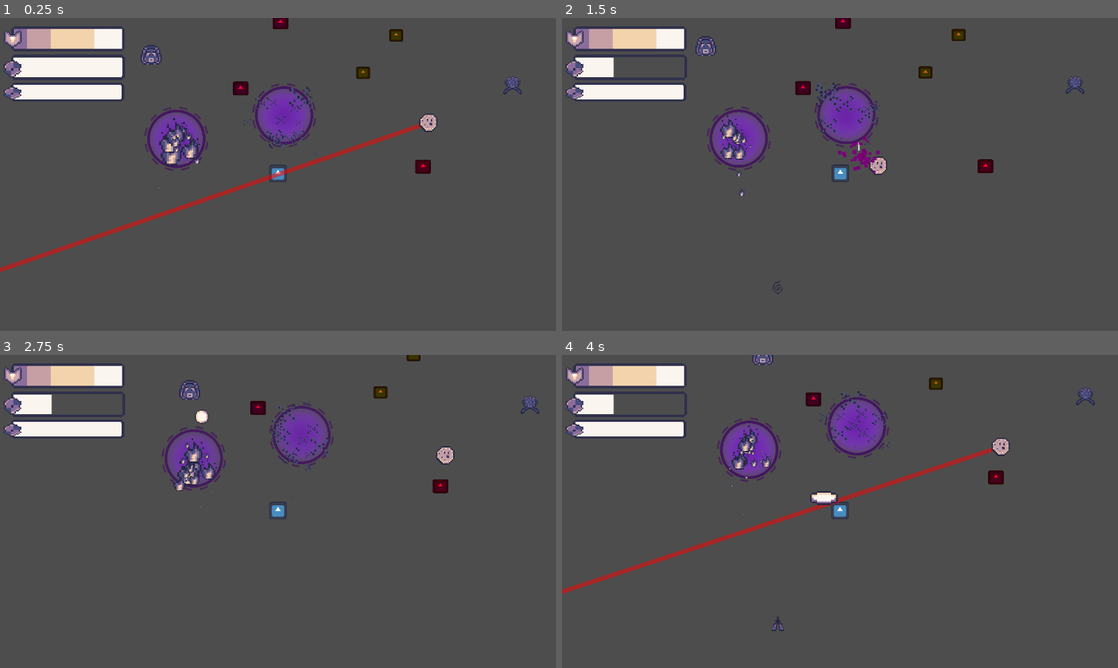
Above: before the commit, frames 1-4 (two rows, left to right).
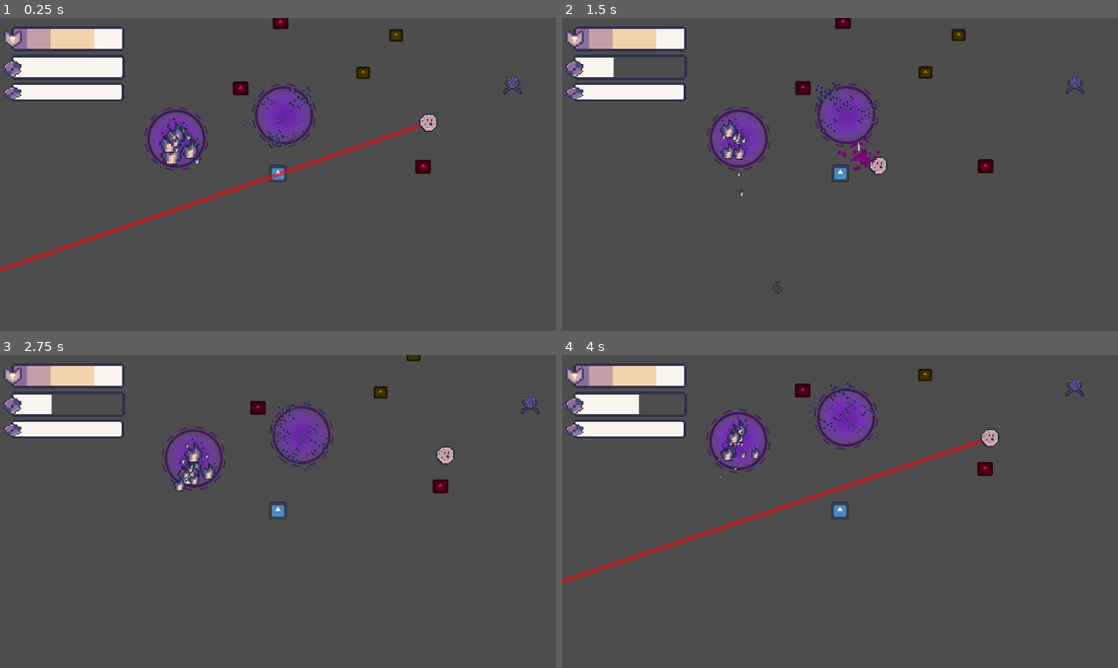
Above: after the commit, the same moments.

Repository: chabsseu/Stauffs-and-Magic
Game: Godot game, scene res://Scenes/Floors/test_floor.tscn
The game is run twice, just before and just after one commit, with the same random seed, the same clock (stepped at 60 frames per second) and the same inputs. This scene is started directly instead of the project's main scene. The engine's default icon, where the game draws it, is replaced by a stand-in: a white triangle on a blue panel in a dark square.
Inputs (mouse positions are in pixels of both pictures, inside the frame that each line leads up to):
- Up to frame 1 (0.25 s): no input
- Up to frame 2 (1.5 s): move the mouse to (962, 158) at 0.52 s; tap A (A) at 0.6 s; tap D (D) at 0.8, 1.35 s; move the mouse to (728, 190) at 1.27 s
- Up to frame 3 (2.75 s): tap S (S) at 1.55, 2.1 s; move the mouse to (333, 442) at 2.02 s; tap A (A) at 2.3 s
- Up to frame 4 (4 s): move the mouse to (812, 574) at 2.77 s; tap A (A) at 2.85 s; tap D (D) at 3.05, 3.6 s; move the mouse to (1006, 558) at 3.52 s; tap S (S) at 3.8 s

The runs differ from the first frame. In frame 1, 0.2% of the frame differs, in the area x 25-29%, y 8-15%; in frame 2, 0.2%; in frame 3, 0.3%; in frame 4, 7.5%, in the area x 0-96%, y 0-89%.

Commit message:
fixed the script of the sloth enemy added a  type safe for player detection

Diff:
--- a/Scenes/Floors/test_floor.tscn
+++ b/Scenes/Floors/test_floor.tscn
@@ -7,7 +7,6 @@
 [ext_resource type="PackedScene" uid="uid://c5wf2ju6x5w33" path="res://Scenes/Floors/apple.tscn" id="5_g5enb"]
 [ext_resource type="PackedScene" uid="uid://exmlmiug3st4" path="res://Scenes/Floors/poison.tscn" id="6_mlcga"]
 [ext_resource type="PackedScene" uid="uid://208y1mgvx2en" path="res://Scenes/Floors/fire.tscn" id="7_31l86"]
-[ext_resource type="PackedScene" uid="uid://cb0kyqifl5o74" path="res://Scenes/Enemies/slime.tscn" id="8_kdqf3"]
 [ext_resource type="PackedScene" uid="uid://hokg0gi8ti1u" path="res://Scenes/Enemies/sloth.tscn" id="9_wanej"]
 
 [node name="Node2D" type="Node2D" unique_id=936650630]
@@ -44,8 +43,5 @@
 burn_chance = 0.3
 burn_damage = 2
 
-[node name="slime3" parent="." unique_id=1706528063 instance=ExtResource("8_kdqf3")]
-position = Vector2(-143, -137)
-
 [node name="sloth" parent="." unique_id=1533549000 instance=ExtResource("9_wanej")]
 position = Vector2(174, -58)
--- a/Scripts/Enemies/sloth.gd
+++ b/Scripts/Enemies/sloth.gd
@@ -28,11 +28,10 @@
 @export var reward_mana : PackedScene
 @export var coin_drop_scene : PackedScene
 @export var food_drop_scene : PackedScene
-@export var coin_drop_chance : float = 0.8   # 80% chance
-@export var food_drop_chance : float = 0.4   # 40% chance
+@export var coin_drop_chance : float = 0.8
+@export var food_drop_chance : float = 0.4
 @export var item_drop_scene: PackedScene
-@export var item_drop_chance: float  = 0.5 #50% chance
-
+@export var item_drop_chance: float = 0.5
 
 enum State { IDLE, WINDUP, CHARGING, RETREATING, COOLDOWN }
 
@@ -43,7 +42,6 @@
 var charge_direction: Vector2 = Vector2.ZERO
 var charge_start_pos: Vector2 = Vector2.ZERO
 
-# Patrol helpers
 var patrol_target: Vector2
 var is_stopping: bool = false
 var stop_timer: float = 0.0
@@ -74,14 +72,17 @@
 		draw_line(Vector2.ZERO, end_point, trajectory_color, 5.0)
 
 func _physics_process(delta: float) -> void:
+	# Clear player reference if they were freed (e.g. died)
+	if not is_instance_valid(player):
+		player = null
+		state = State.IDLE
+
 	var distance_to_player: float = 9999
-
 	if player != null:
 		distance_to_player = global_position.distance_to(player.global_position)
 
 	queue_redraw()
 
-	# If stunned, skip all movement (same as ranged enemy)
 	if status_effects.has_effect(StatusEffectManager.EffectType.STUN):
 		velocity = Vector2.ZERO
 		move_and_slide()
@@ -130,6 +131,10 @@
 			move_and_slide()
 
 func move_toward_player():
+	if not is_instance_valid(player):
+		player = null
+		state = State.IDLE
+		return
 	var dir := (player.global_position - global_position).normalized()
 	velocity = dir * current_speed
 	move_and_slide()
@@ -139,6 +144,10 @@
 	move_and_slide()
 
 func retreat_from_player():
+	if not is_instance_valid(player):
+		player = null
+		state = State.IDLE
+		return
 	var dir := (global_position - player.global_position).normalized()
 	velocity = dir * current_speed * 1.2
 	move_and_slide()
@@ -182,7 +191,6 @@
 		var hit_particle = hit.instantiate()
 		hit_particle.global_position = global_position
 		get_parent().add_child(hit_particle)
-
 		hit_particle.emitting = true
 
 	current_health -= amount
@@ -202,25 +210,21 @@
 		var mana_count = randi_range(1, 3)
 		for i in range(mana_count):
 			var mana_drop = reward_mana.instantiate()
-			# Scatter them randomly around the chest
 			var offset = Vector2(randf_range(-40, 40), randf_range(-40, 40))
 			mana_drop.global_position = global_position + offset
 			get_parent().add_child(mana_drop)
 		print("Spawned ", mana_count, " mana drops!")
 
-	# Drop coins
 	if coin_drop_scene and randf() < coin_drop_chance:
 		var drop = coin_drop_scene.instantiate()
 		drop.global_position = global_position
 		get_parent().add_child(drop)
 
-	# Drop food
 	if food_drop_scene and randf() < food_drop_chance:
 		var drop = food_drop_scene.instantiate()
 		drop.global_position = global_position
 		get_parent().add_child(drop)
 
-	#item drop
 	if item_drop_scene and randf() < item_drop_chance:
 		var drop = item_drop_scene.instantiate()
 		drop.global_position = global_position
@@ -261,7 +265,6 @@
 			elif state == State.CHARGING:
 				end_charge()
 
-
 # =========================
 # STATUS EFFECT GETTER
 # =========================
